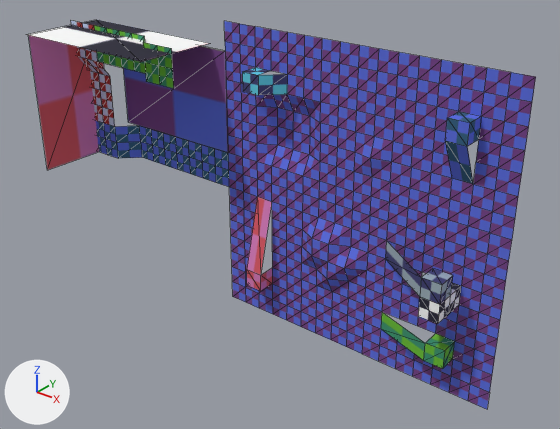
The OBJ model asset/room/test/mesh.obj, before and after one commit.
The view is the same before and after, from a 50 mm camera at (36.9, -57.3, 32.3) aimed at (-6.8, -2.6, -1.5). The lights are fixed; the arrows at lower left show +X, +Y and +Z. Mesh edges are drawn as thin lines. Where no turn or scale is listed for an object, it has been applied to the vertices. Vertices at the same position are counted once.
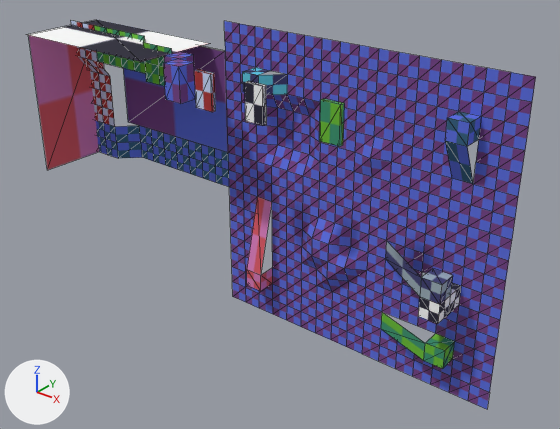
Boxes [x1, y1, x2, y2] around the edits, measured in the pictures (560 x 429 px; the box of a moved part takes in the faces that stretch with it):
part 1 of me_default, added
    after: [194, 69, 216, 112]
part 2 of me_default, added
    after: [245, 81, 267, 126]
part 3 of me_default, added (green)
    after: [319, 99, 345, 147]
part 4 of me_default, added
    after: [163, 52, 196, 104]
part 5 of me_default, moved or reshaped
    both: [129, 51, 228, 153]

The change in detail:
me_default is used by ob_default; location (0.0, 0.0, 0.0).
Verts and faces of me_default; kept vertices keep their numbers, new ones are numbered from 398.
Before the commit, vertices of me_default: 305 (-16.0, 0.0, 2.0) at pixel (228, 152), 394 (-32.0, 0.0, 2.0) at pixel (128, 122), 395 (-16.0, 0.0, 13.0) at pixel (225, 50), 397 (-16.0, 0.0, 2.0) at pixel (228, 152).
me_default had 398 vertices, 644 faces and spanned x -36.0..16.0, y -9.5..1.0, z -16.0..16.0.
me_default now has 435 vertices, 704 faces and spans x -36.0..16.0, y -9.5..1.0, z -16.0..16.0.
me_default part 1: a new loose piece, a box spanning x -12.0..-10.0, y -8.5..-8.0, z 10.0..13.5, in mat_material0.
me_default part 2: a new loose piece, a box spanning x -6.0..-4.0, y -8.5..-8.0, z 10.0..13.5, in mat_material0.
me_default part 3: a new loose piece, a box spanning x 2.0..4.0, y -8.5..-8.0, z 10.0..13.5, in mat_material0.
me_default part 4: a new loose piece of 14 vertices spanning x -18.0..-14.0, y -8.5..-4.5, z 10.0..13.5, in mat_material0.
Part 5, on me_default:
Vertices deleted: 397 (with the faces that use them).
New faces: (305, 395, 394).
